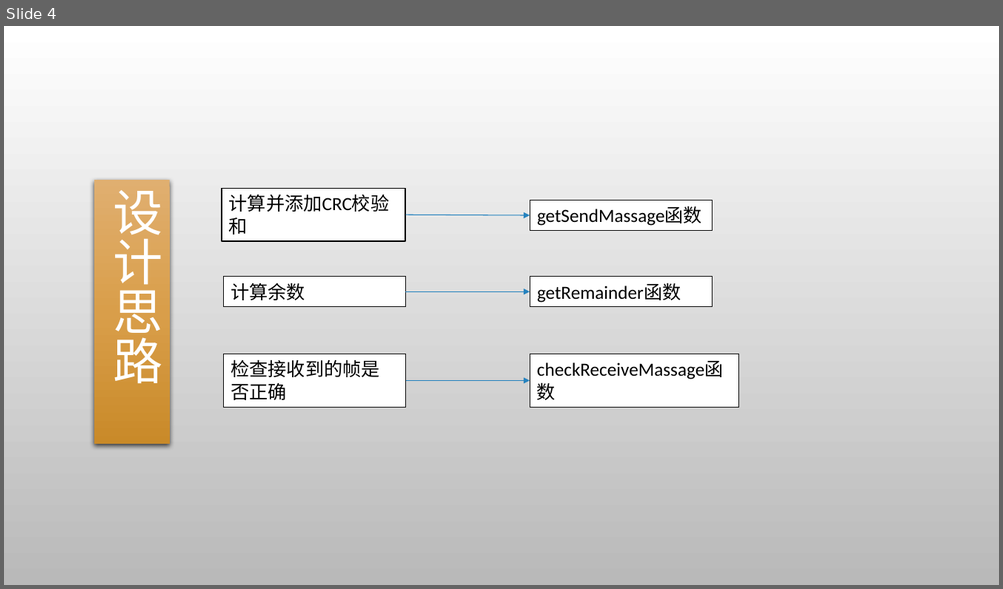
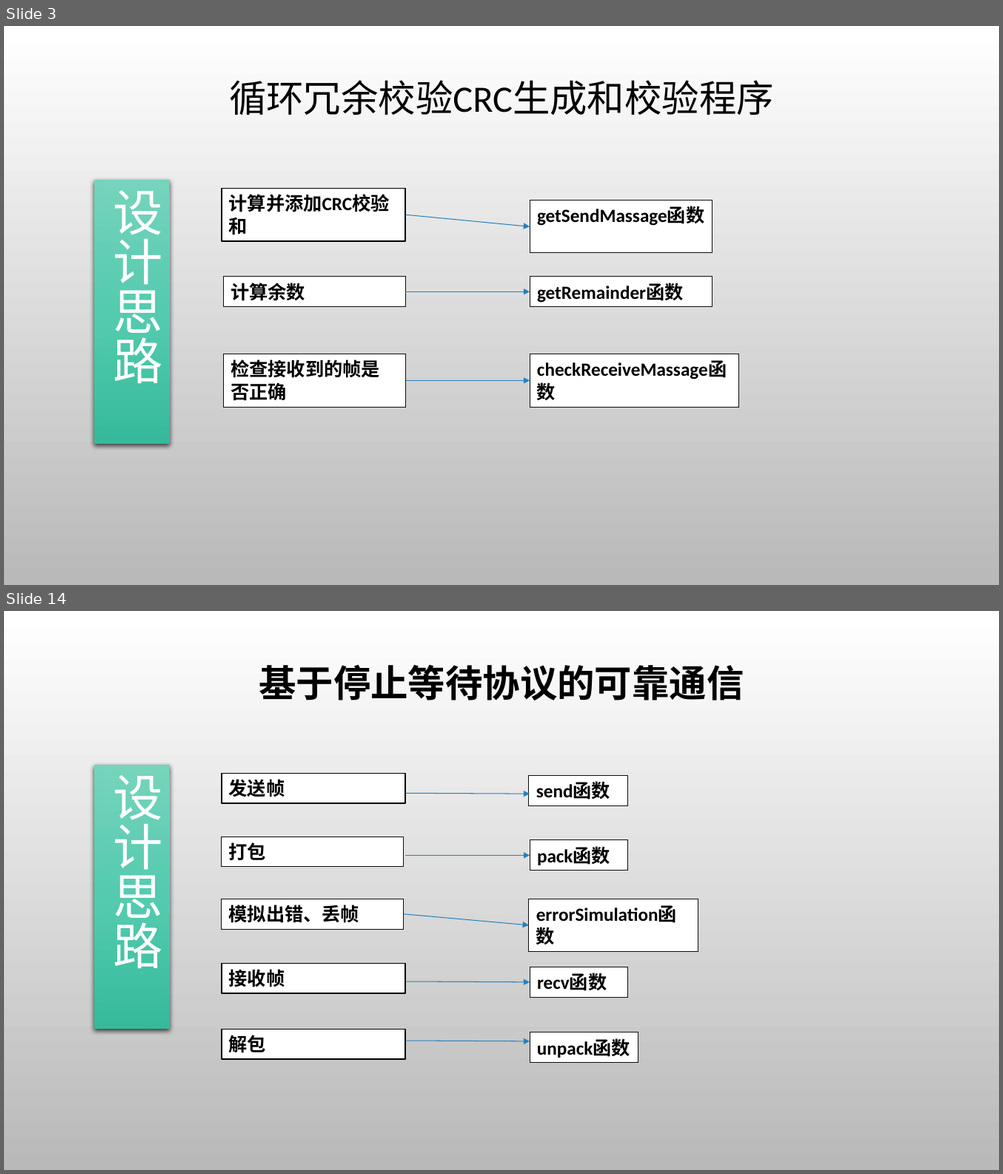
Before and after one commit to gcrth/computer_network, a slide deck: chapter3/ppt/ppt-chapter3.pptx. Shown one above the other, each under a label of ours: slide 4 before the commit, slides 3 and 14 after it; the slides between them are not shown. The pictures are 1003x589 and 1003x1174 pixels, drawn with LibreOffice and Linux fonts; fonts in the diff are those of the drawing; background and template pictures are left out. Boxes give left, top, right and bottom in pixels: in the first picture for what was removed or moved away, otherwise in the second. Text is boxed around its words. In the diff, an @@ line names an element or a change of style, - is before the commit and + after.

```diff
--- a/chapter3/ppt/ppt-chapter3.pptx
+++ b/chapter3/ppt/ppt-chapter3.pptx
@@ slide 14 added at [4, 611, 999, 1170], background picture (left out) @@
@@ text added at [259, 665, 743, 701], 36 pt, text #000000, bold @@
+基于停止等待协议的可靠通信
@@ rectangle added at [94, 765, 170, 1029], fill gradient #77D4BC to #54CBAF to #36BA9C, 48 pt, text #FFFFFF @@
+设计思路
@@ rectangle added at [221, 774, 405, 803], fill #FFFFFF, outline #000000 1.25 pt, 18 pt, text #000000, bold @@
+发送帧
@@ rectangle added at [529, 776, 627, 806], fill #FFFFFF, outline #0D0D0D 0.75 pt, 18 pt, text #000000, bold @@
+send函数
@@ arrow added from (405, 793) to (529, 794), #2683BF 0.75 pt @@
@@ rectangle added at [221, 837, 403, 867], fill #FFFFFF, outline #0D0D0D 0.75 pt, 18 pt, text #000000, bold @@
+打包
@@ rectangle added at [529, 841, 627, 871], fill #FFFFFF, outline #0D0D0D 0.75 pt, 18 pt, text #000000, bold @@
+pack函数
@@ arrow added from (405, 856) to (529, 856), #2683BF 0.75 pt @@
@@ rectangle added at [221, 899, 403, 929], fill #FFFFFF, outline #0D0D0D 0.75 pt, 18 pt, text #000000, bold @@
+模拟出错、丢帧
@@ rectangle added at [529, 899, 698, 952], fill #FFFFFF, outline #0D0D0D 0.75 pt, 18 pt, text #000000, bold @@
+errorSimulation函数
@@ arrow added from (404, 914) to (529, 925), #2683BF 0.75 pt @@
@@ rectangle added at [221, 964, 405, 994], fill #FFFFFF, outline #000000 1.25 pt, 18 pt, text #000000, bold @@
+接收帧
@@ arrow added from (405, 982) to (529, 982), #2683BF 0.75 pt @@
@@ rectangle added at [529, 968, 627, 997], fill #FFFFFF, outline #0D0D0D 0.75 pt, 18 pt, text #000000, bold @@
+recv函数
@@ rectangle added at [221, 1030, 405, 1059], fill #FFFFFF, outline #000000 1.25 pt, 18 pt, text #000000, bold @@
+解包
@@ arrow added from (405, 1041) to (529, 1042), #2683BF 0.75 pt @@
@@ rectangle added at [529, 1033, 638, 1062], fill #FFFFFF, outline #0D0D0D 0.75 pt, 18 pt, text #000000, bold @@
+unpack函数
@@ what was slide 4 is now slide 3 @@
@@ slide 3 changed as well @@
@@ text added at [229, 80, 774, 115], 36 pt, text #000000 @@
+循环冗余校验CRC生成和校验程序
@@ rectangle "设计思路" at [94, 180, 170, 444]: fill gradient #E0B071 to #DA9F4B to #C98A29 to gradient #77D4BC to #54CBAF to #36BA9C @@
@@ bold on in 6 elements at [221, 189, 405, 241], [529, 277, 711, 306], [223, 277, 405, 306], [223, 355, 405, 407], [529, 355, 738, 407], [529, 201, 711, 254] @@
@@ rectangle "getSendMassage函数": place and size @@
-rectangle "getSendMassage函数" at [529, 201, 711, 230]
+rectangle "getSendMassage函数" at [529, 201, 711, 254]
@@ arrow moved from (405, 215) - (529, 215) to (405, 215) - (529, 227) @@
```
Also in this commit, not shown: 2 other slides changed, 28 other slides added, 2 slides removed.
